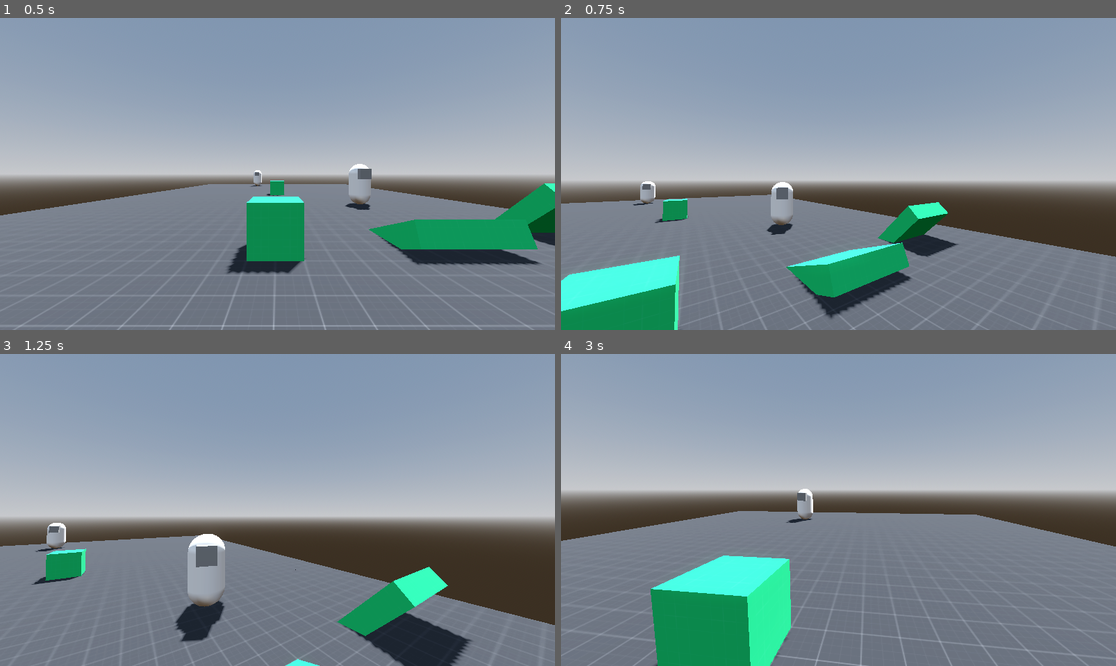
Above: before the commit, frames 1-4 (two rows, left to right).
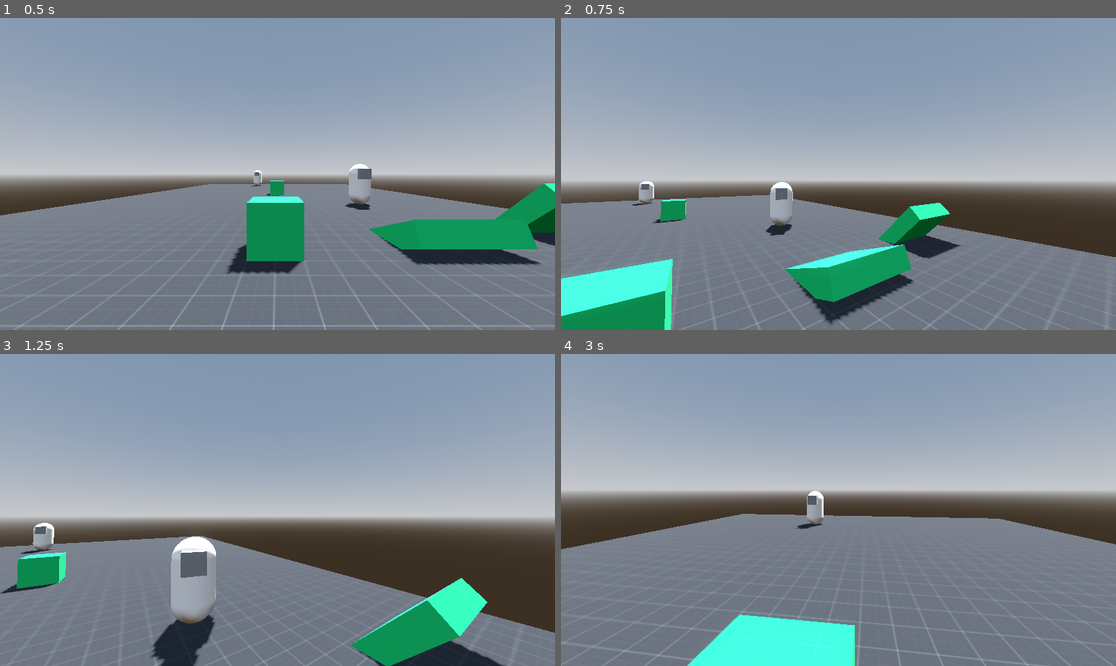
Above: after the commit, the same moments.

Repository: CXVMNER/Im_sim
Game: Godot game, scene res://scenes/level_01.tscn
Same seed, same stepped clock (60 frames per second), same inputs: the game is played once before the commit and once after it.
Inputs (mouse positions are in pixels of both pictures, inside the frame that each line leads up to):
- Up to frame 1 (0.5 s): no input
- Up to frame 2 (0.75 s): tap Enter at 0.5 s; move the mouse to (866, 174) at 0.52 s; hold W (move_forward) from 0.53 s (still down); tap Space (jump) at 0.6 s
- Up to frame 3 (1.25 s): keep holding W (move_forward); tap Space (jump) at 0.77, 1.07 s
- Up to frame 4 (3 s): keep holding W (move_forward); move the mouse to (810, 510) at 1.27 s; tap Ctrl (crouch) at 1.35 s; tap Space (jump) at 1.52, 1.55, 1.82, 2.3, 2.85 s; move the mouse to (849, 503) at 2.02 s; hold Shift (sprint) 2.03-2.78 s; move the mouse to (832, 516) at 2.77 s

Frame 1 is identical in both runs. In frame 2, 2.6% of the frame differs, in the area x 0-100%, y 52-100%; in frame 3, 10%; in frame 4, 12%, in the area x 0-100%, y 43-100%.

Commit message:
Add files via upload

Diff:
--- a/scripts/enemy.gd
+++ b/scripts/enemy.gd
@@ -7,6 +7,10 @@
 var SPEED = 3.0
 # var DETECTION_RADIUS = 8.0
 var player_detected = false
+
+var max_hp = 50
+var current_hp = max_hp
+var attack_damage = 10
 
 func _ready():
 	detection_area.connect("body_entered", Callable(self, "_on_area_3d_body_entered"))
@@ -30,7 +34,7 @@
 	# Rotate to face the player
 	face_player(player_location)
 
-	# move_and_slide()
+	# move_and_slide() # Uncomment if you need enemy movement
 
 func update_target_location(target_location):
 	nav_agent.set_target_position(target_location)
--- a/scripts/fpp_controller.gd
+++ b/scripts/fpp_controller.gd
@@ -1,4 +1,7 @@
 extends CharacterBody3D
+
+var max_hp = 100
+var current_hp = max_hp
 
 var speed : float
 const WALK_SPEED = 5.0
@@ -6,6 +9,9 @@
 const CROUCH_SPEED = 3.0
 const JUMP_VELOCITY = 4.5
 const SENSITIVITY = 0.01
+
+const AIR_CONTROL_FACTOR = 0.3  # Controls how much air movement is allowed (0 = no control, 1 = full control)
+var stored_horizontal_velocity = Vector3.ZERO  # To store the velocity at the moment of jumping
 
 # head bob variables
 const BOB_FREQ = 2.0
@@ -28,6 +34,7 @@
 func _input(event):
 	if event.is_action_pressed("exit"):
 		get_tree().quit()
+
 	if event.is_action_pressed("crouch") and is_on_floor() and TOGGLE_CROUCH == true:
 		_toggle_crouch()
 	if event.is_action_pressed("crouch") and is_crouching == false and is_on_floor() and TOGGLE_CROUCH == false: # Hold to crouch
@@ -62,6 +69,9 @@
 	# Handle jump.
 	if Input.is_action_just_pressed("jump") and is_on_floor():
 		velocity.y = JUMP_VELOCITY
+		# Store the horizontal velocity when the jump starts
+		stored_horizontal_velocity.x = velocity.x
+		stored_horizontal_velocity.z = velocity.z
 
 	# Handle sprint.
 	if Input.is_action_pressed("sprint") and not is_crouching:
@@ -76,14 +86,25 @@
 	# Get the input direction and handle the movement/deceleration.
 	var input_dir = Input.get_vector("move_left", "move_right", "move_forward", "move_backward")
 	var direction = (CameraController.transform.basis * Vector3(input_dir.x, 0, input_dir.y)).normalized()
-	if direction:
-		velocity.x = direction.x * speed
-		velocity.z = direction.z * speed
+
+	# Modify movement based on whether the player is on the floor or in the air
+	if is_on_floor():
+		# Normal movement control on the ground
+		if direction:
+			velocity.x = direction.x * speed
+			velocity.z = direction.z * speed
+		else:
+			velocity.x = move_toward(velocity.x, 0, speed)
+			velocity.z = move_toward(velocity.z, 0, speed)
 	else:
-		velocity.x = move_toward(velocity.x, 0, speed)
-		velocity.z = move_toward(velocity.z, 0, speed)
+		# Air control: Allow limited movement but clamp the maximum velocity
+		if direction:
+			# Allow limited air control by blending stored velocity with input direction
+			var air_control_velocity = stored_horizontal_velocity + (direction * speed * AIR_CONTROL_FACTOR)
+			velocity.x = lerp(velocity.x, air_control_velocity.x, AIR_CONTROL_FACTOR)
+			velocity.z = lerp(velocity.z, air_control_velocity.z, AIR_CONTROL_FACTOR)
 
-	# Head bob
+	# Head bob (only when on the ground)
 	t_bob += delta * velocity.length() * float(is_on_floor())
 	camera.transform.origin = _headbob(t_bob)
 
